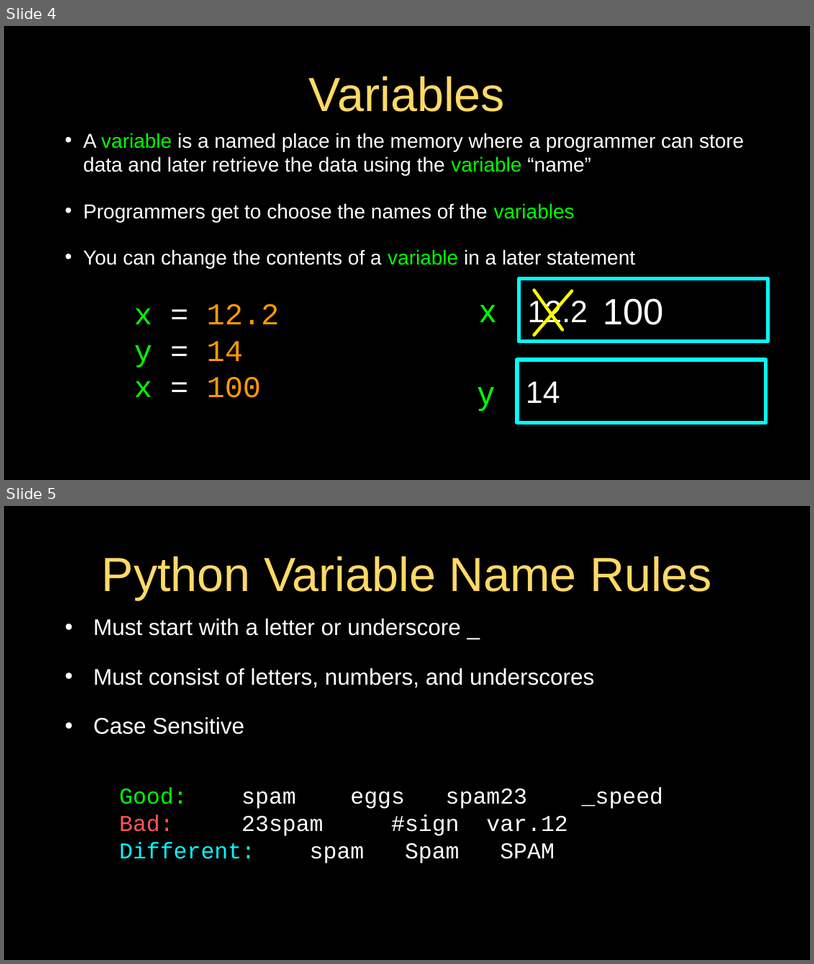
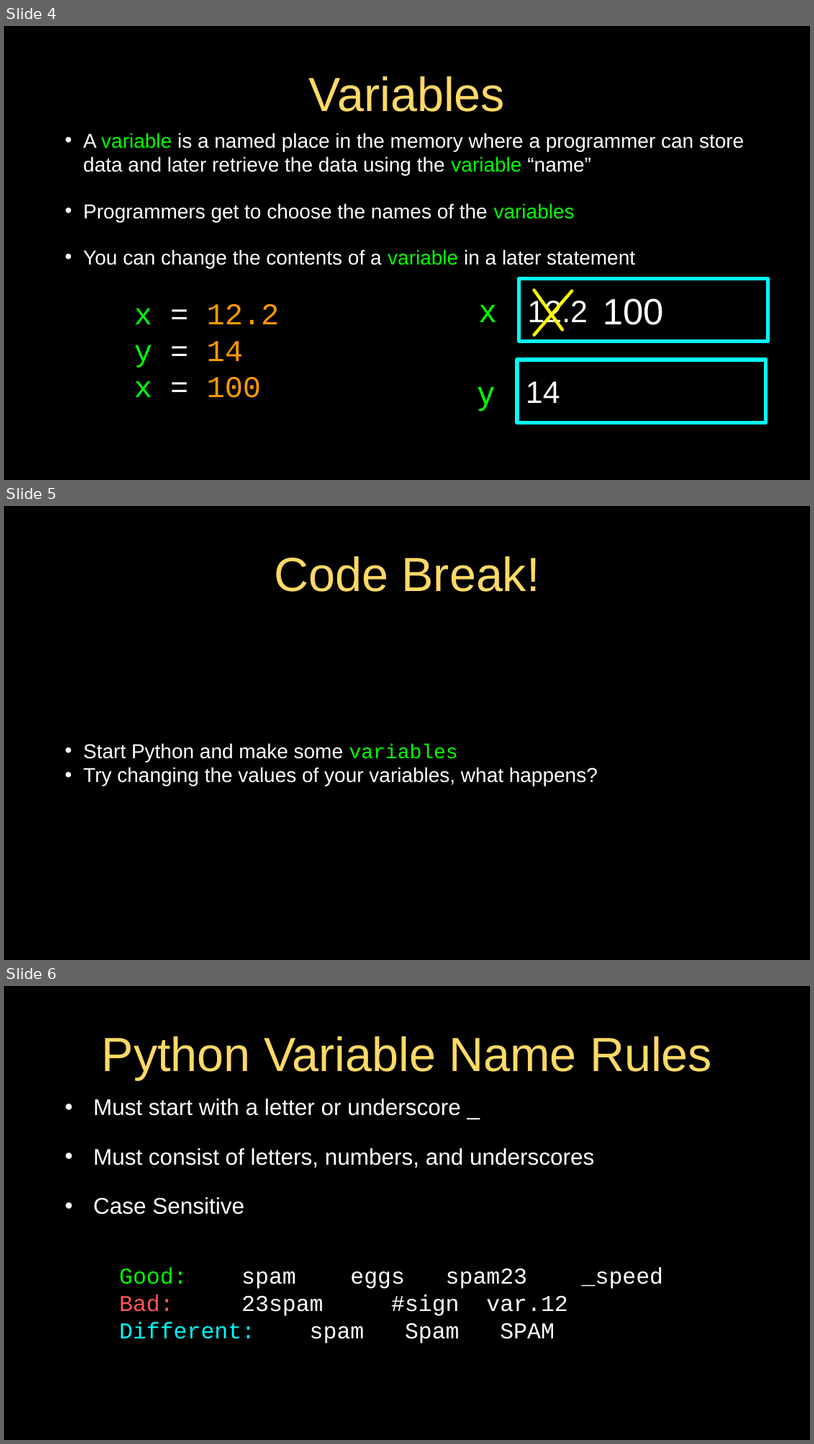
Before and after one commit to jeremypedersen/pythonlearn, a slide deck: slides/Pythonlearn-02-ExpressionsAndConditionals.pptx. Shown one above the other, each under a label of ours: slides 4 and 5 before the commit, slides 4, 5 and 6 after it. The pictures are 814x964 and 814x1444 pixels, drawn with LibreOffice and Linux fonts; fonts in the diff are those of the drawing. Boxes give left, top, right and bottom in pixels: in the first picture for what was removed or moved away, otherwise in the second. Text is boxed around its words. In the diff, an @@ line names an element or a change of style, - is before the commit and + after.

Commit message:
Added quizzes for class 1 and class 2, updated lecture slides for class 2

```diff
--- a/slides/Pythonlearn-02-ExpressionsAndConditionals.pptx
+++ b/slides/Pythonlearn-02-ExpressionsAndConditionals.pptx
@@ slide 5 added at bbox=[4, 506, 810, 960], background #000000; not listed: 1 template element that a slide beside it also shows @@
@@ title added at bbox=[274, 556, 540, 592], 76 pt, text #FFD966 @@
+Code Break!
@@ text added at bbox=[83, 743, 598, 785], 32 pt, text #FFFFFF @@
+• Start Python and make some variables
+• Try changing the values of your variables, what happens?
@@ what was slide 5 is now slide 6 @@
```
Also in this commit, not shown: 2 other files.
